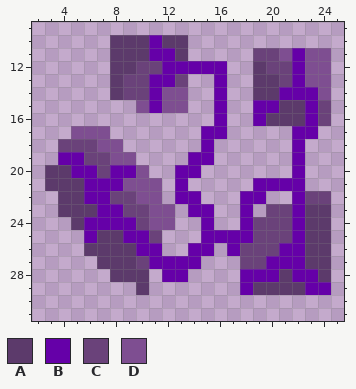
A pixel-art sprite gets an edit: sprites/blocks/environment/ore-anolead1.png. Above is the file before it was changed.
The file is 32x32 pixels. Shown: x 2..25, y 9..31.
Palette (. is transparent): A #5c3a6b  B #6500a8  C #6a427a  D #7e4e91
Once edited:
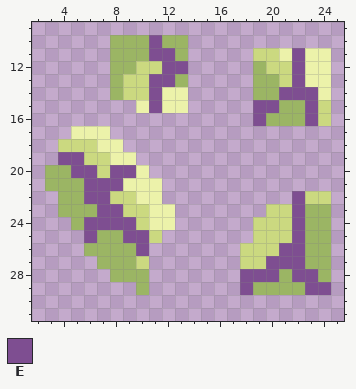
Colours new in this view: E #7e4e91
Edits made:
{"colour":"A","old":"#5c3a6b","new":"#9bb564"}
{"colour":"C","old":"#6a427a","new":"#cbd980"}
{"colour":"D","old":"#7e4e91","new":"#ecf2aa"}
{"y":10,"x":11,"old":"B","new":"E"}
{"y":11,"x":11,"old":"BB","new":"EE"}
{"y":11,"x":22,"old":"B","new":"E"}
{"y":12,"x":12,"old":"BBBBB","new":"EE..."}
{"y":12,"x":22,"old":"B","new":"E"}
{"y":13,"x":11,"old":"BBC","new":"EEA"}
{"y":13,"x":16,"old":"B","new":"."}
{"y":13,"x":22,"old":"B","new":"E"}
{"y":14,"x":11,"old":"B","new":"E"}
{"y":14,"x":16,"old":"B","new":"."}
{"y":14,"x":21,"old":"BBB","new":"EEE"}
{"y":15,"x":11,"old":"B","new":"E"}
{"y":15,"x":16,"old":"B","new":"."}
{"y":15,"x":19,"old":"BB","new":"EE"}
{"y":15,"x":23,"old":"B","new":"E"}
{"y":16,"x":16,"old":"B","new":"."}
{"y":16,"x":19,"old":"B","new":"E"}
{"y":16,"x":23,"old":"B","new":"E"}
{"y":17,"x":15,"old":"BB","new":".."}
{"y":17,"x":22,"old":"BB","new":".."}
{"y":18,"x":15,"old":"B","new":"."}
{"y":18,"x":22,"old":"B","new":"."}
{"y":19,"x":4,"old":"BB","new":"EE"}
{"y":19,"x":14,"old":"BB","new":".."}
{"y":19,"x":22,"old":"B","new":"."}
{"y":20,"x":5,"old":"BB","new":"EE"}
{"y":20,"x":8,"old":"BB","new":"EE"}
{"y":20,"x":13,"old":"BB","new":".."}
{"y":20,"x":22,"old":"B","new":"."}
{"y":21,"x":6,"old":"BBB","new":"EEE"}
{"y":21,"x":13,"old":"B","new":"."}
{"y":21,"x":19,"old":"BBBB","new":"...."}
{"y":22,"x":6,"old":"BB","new":"EE"}
{"y":22,"x":13,"old":"BB","new":".."}
{"y":22,"x":18,"old":"BB","new":".."}
{"y":22,"x":22,"old":"B","new":"E"}
{"y":23,"x":7,"old":"BB","new":"EE"}
{"y":23,"x":14,"old":"BB","new":".."}
{"y":23,"x":18,"old":"B","new":"."}
{"y":23,"x":22,"old":"B","new":"E"}
{"y":24,"x":6,"old":"BBBB","new":"EEEE"}
{"y":24,"x":15,"old":"B","new":"."}
{"y":24,"x":18,"old":"B","new":"."}
{"y":24,"x":22,"old":"B","new":"E"}
{"y":25,"x":6,"old":"B","new":"E"}
{"y":25,"x":9,"old":"BB","new":"EE"}
{"y":25,"x":15,"old":"BBBB","new":"...."}
{"y":25,"x":22,"old":"B","new":"E"}
{"y":26,"x":10,"old":"BB","new":"E."}
{"y":26,"x":14,"old":"BB","new":".."}
{"y":26,"x":17,"old":"B","new":"."}
{"y":26,"x":21,"old":"BB","new":"EE"}
{"y":27,"x":11,"old":"BBBB","new":"...."}
{"y":27,"x":20,"old":"BBB","new":"EEE"}
{"y":28,"x":12,"old":"BB","new":".."}
{"y":28,"x":18,"old":"BBB","new":"EEE"}
{"y":28,"x":22,"old":"BB","new":"EE"}
{"y":29,"x":18,"old":"B","new":"E"}
{"y":29,"x":23,"old":"BB","new":"EE"}
{"label":"changed","picture_box":[45,35,331,295]}
